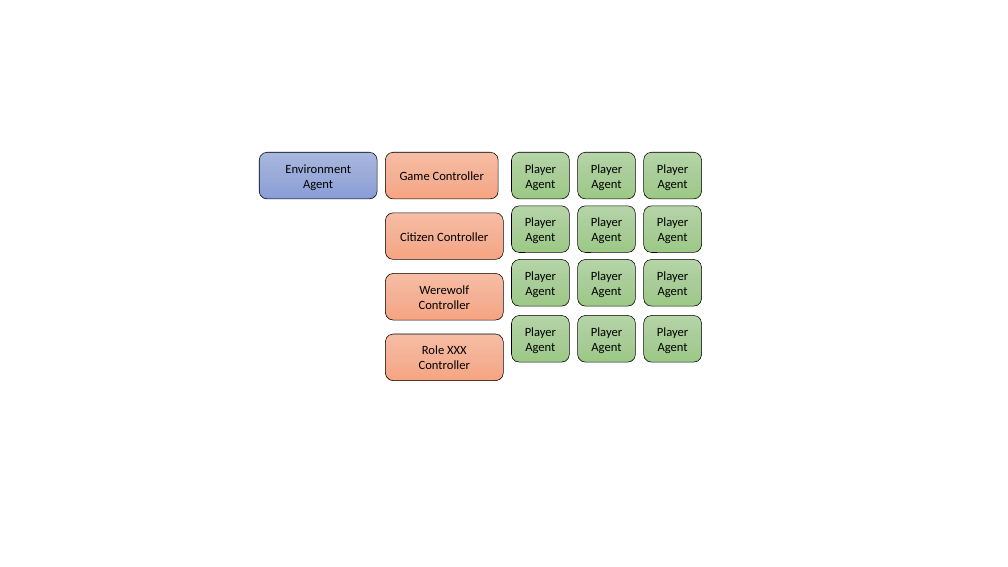
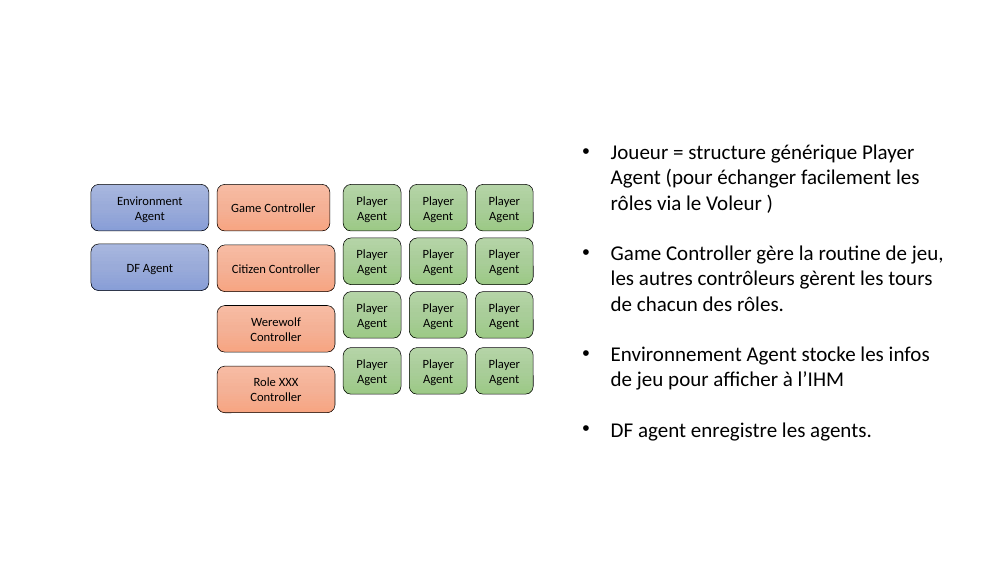
Before and after one commit to konamdav/Loup-Garou, a slide deck: slide 3 of README.pptx (slide 2 before the commit). Drawn at 1008x567 pixels with LibreOffice and Linux fonts; fonts in the diff are those of the drawing. Boxes give left, top, right and bottom in pixels: in the first picture for what was removed or moved away, otherwise in the second. Text is boxed around its words. In the diff, an @@ line names an element or a change of style, - is before the commit and + after.

```diff
--- a/README.pptx
+++ b/README.pptx
@@ text added at box(611, 144, 944, 441), 20 pt, text #000000 @@
+• Joueur = structure générique Player Agent (pour échanger facilement les rôles via le Voleur )
+• Game Controller gère la routine de jeu, les autres contrôleurs gèrent les tours de chacun des rôles.
+• Environnement Agent stocke les infos de jeu pour afficher à l’IHM
+• DF agent enregistre les agents.
@@ 11 rounded rectangles: place and size @@
-11 rounded rectangles at box(259, 152, 702, 362)
+11 rounded rectangles at box(91, 185, 534, 395)
@@ 6 rounded rectangles: place and size @@
-6 rounded rectangles at box(386, 206, 702, 381)
+6 rounded rectangles at box(217, 238, 534, 413)
@@ rounded rectangle added at box(91, 244, 209, 291), fill gradient #A8B7DF to #9AABD9 to #889ED7, outline #000000 0.5 pt, 12 pt, text #000000 @@
+DF Agent
```
Also in this commit, not shown: 3 other slides changed, 10 slides added, 1 slide removed.
